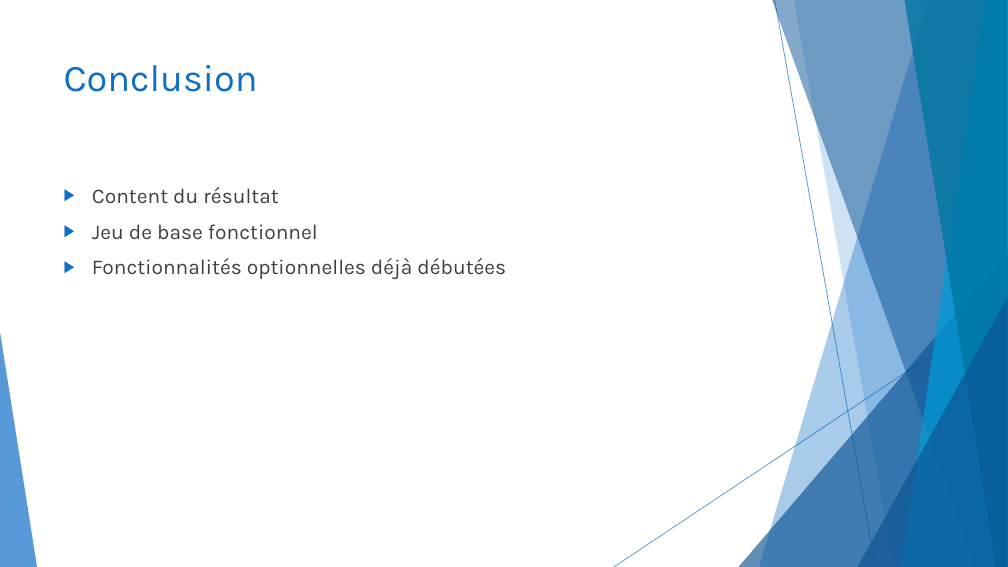
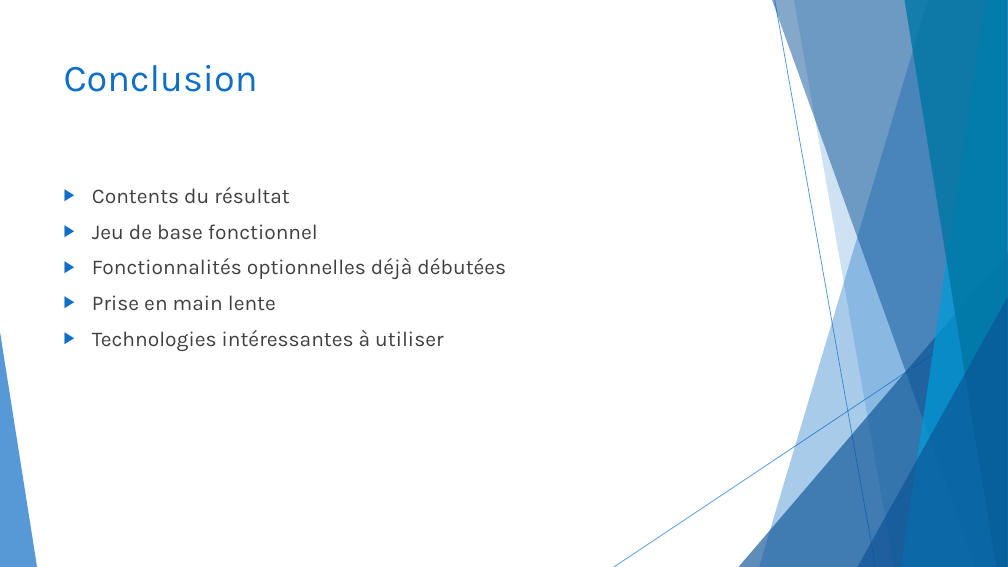
Before and after one commit to CeKonVeu/KingSkullClassicOnline, a slide deck: slide 11 of doc/King Skull Classic Online.pptx. Drawn at 1008x567 pixels with LibreOffice and Linux fonts; fonts in the diff are those of the drawing. Boxes give left, top, right and bottom in pixels: in the first picture for what was removed or moved away, otherwise in the second. Text is boxed around its words. In the diff, an @@ line names an element or a change of style, - is before the commit and + after.

```diff
--- a/doc/King Skull Classic Online.pptx
+++ b/doc/King Skull Classic Online.pptx
@@ text at [92,187,289,204]: text changed @@
-▶ Content du résultat
+▶ Contents du résultat
@@ text at [92,295,443,351]: paragraphs added @@
+▶ Prise en main lente
+▶ Technologies intéressantes à utiliser
```
Also in this commit, not shown: 8 other slides changed, 2 slides added, 1 slide removed.
